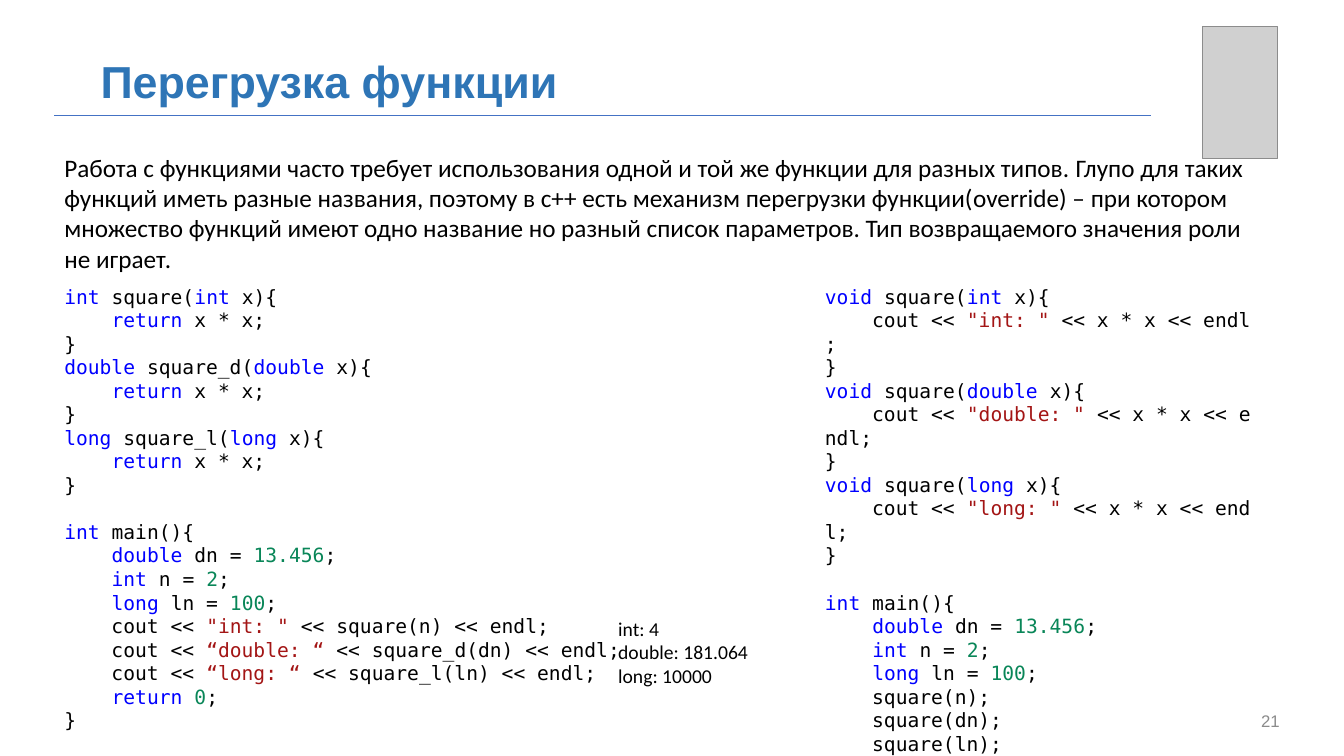
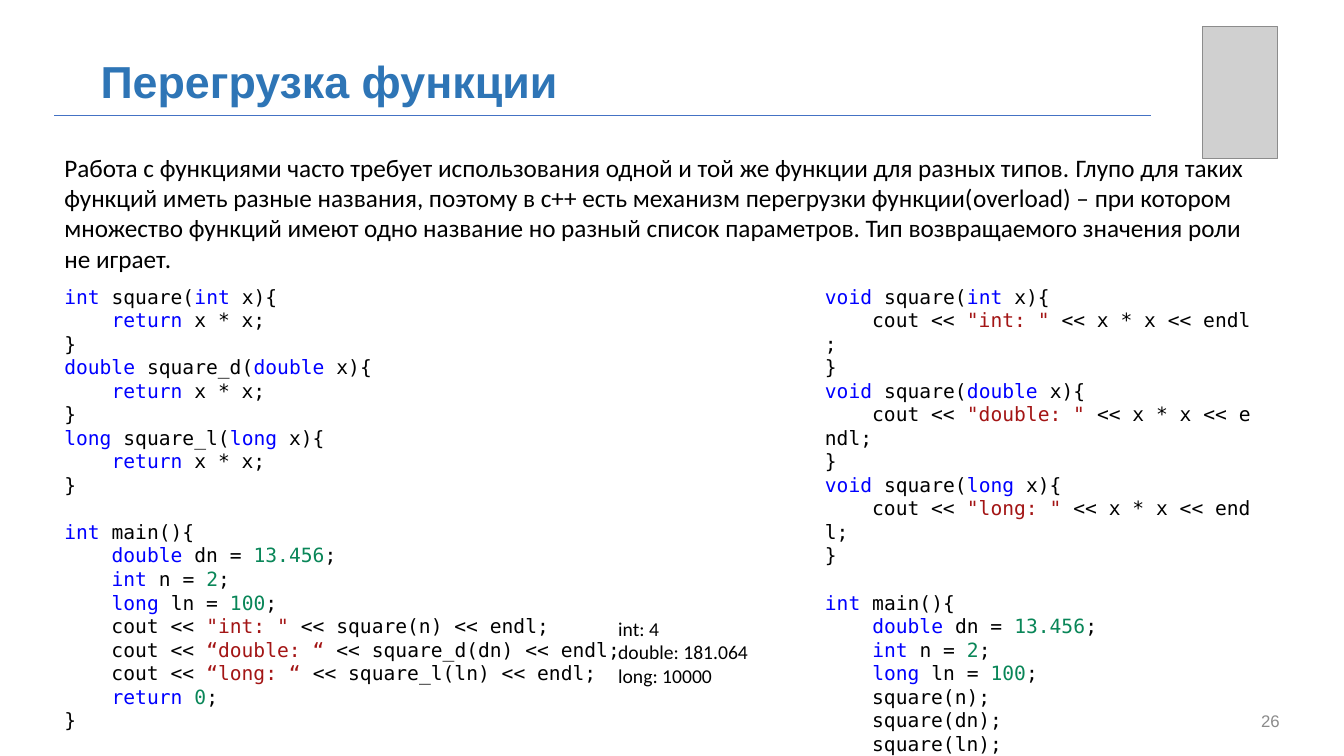
Before and after one commit to MUCTR-IKT-CPP/cpp_course, a slide deck: slide 26 of Лекции/2025/3/Пользовательские типы, структры, объединения.pptx (slide 21 before the commit). Drawn at 1344x756 pixels with LibreOffice and Linux fonts; fonts in the diff are those of the drawing; grey boxes stand for pictures; background and template pictures are left out. Boxes give left, top, right and bottom in pixels: in the first picture for what was removed or moved away, otherwise in the second. Text is boxed around its words. In the diff, an @@ line names an element or a change of style, - is before the commit and + after.

```diff
--- a/Лекции/2025/3/Пользовательские типы, структры, объединения.pptx
+++ b/Лекции/2025/3/Пользовательские типы, структры, объединения.pptx
@@ text at (x1=64, y1=156, x2=1243, y2=272): text changed @@
-Работа с функциями часто требует использования одной и той же функции для разных типов. Глупо для таких функций иметь разные названия, поэтому в с++ есть механизм перегрузки функции(override) – при котором множество функций имеют одно название но разный список параметров. Тип возвращаемого значения роли не играет.
+Работа с функциями часто требует использования одной и той же функции для разных типов. Глупо для таких функций иметь разные названия, поэтому в с++ есть механизм перегрузки функции(overload) – при котором множество функций имеют одно название но разный список параметров. Тип возвращаемого значения роли не играет.
@@ page number at (x1=1261, y1=715, x2=1280, y2=727): text changed @@
-21
+26
```
Also in this commit, not shown: 7 other slides changed, 6 slides added, 1 slide removed, 1 other file.
